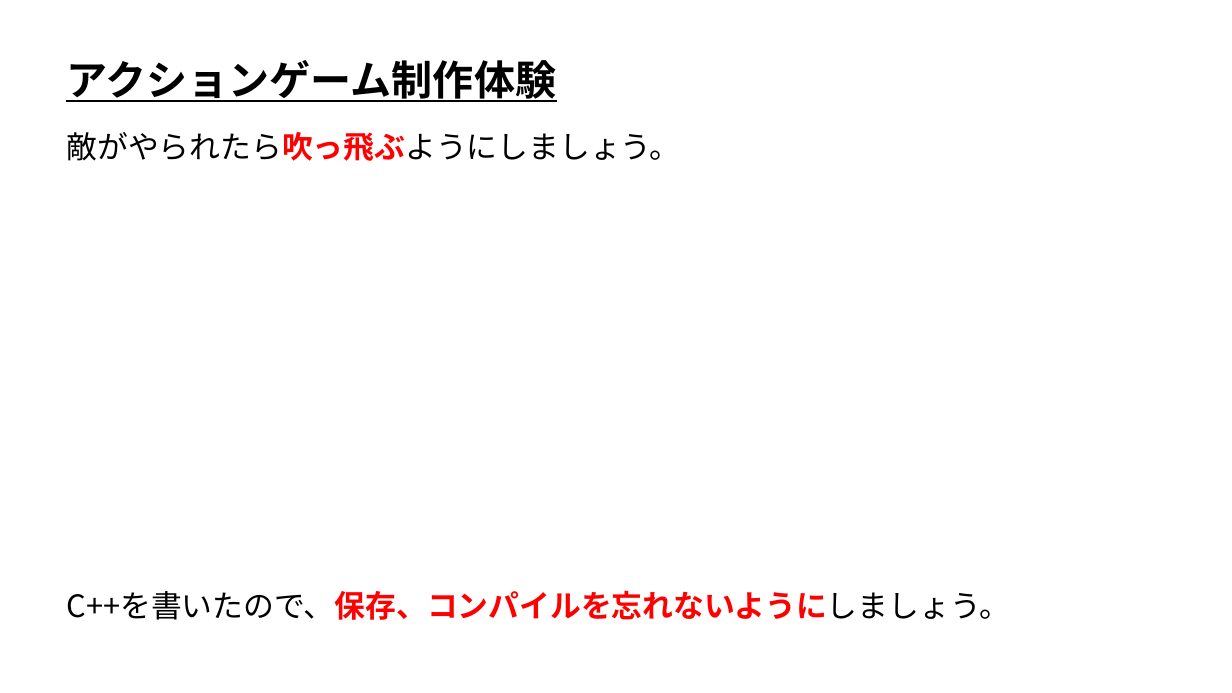
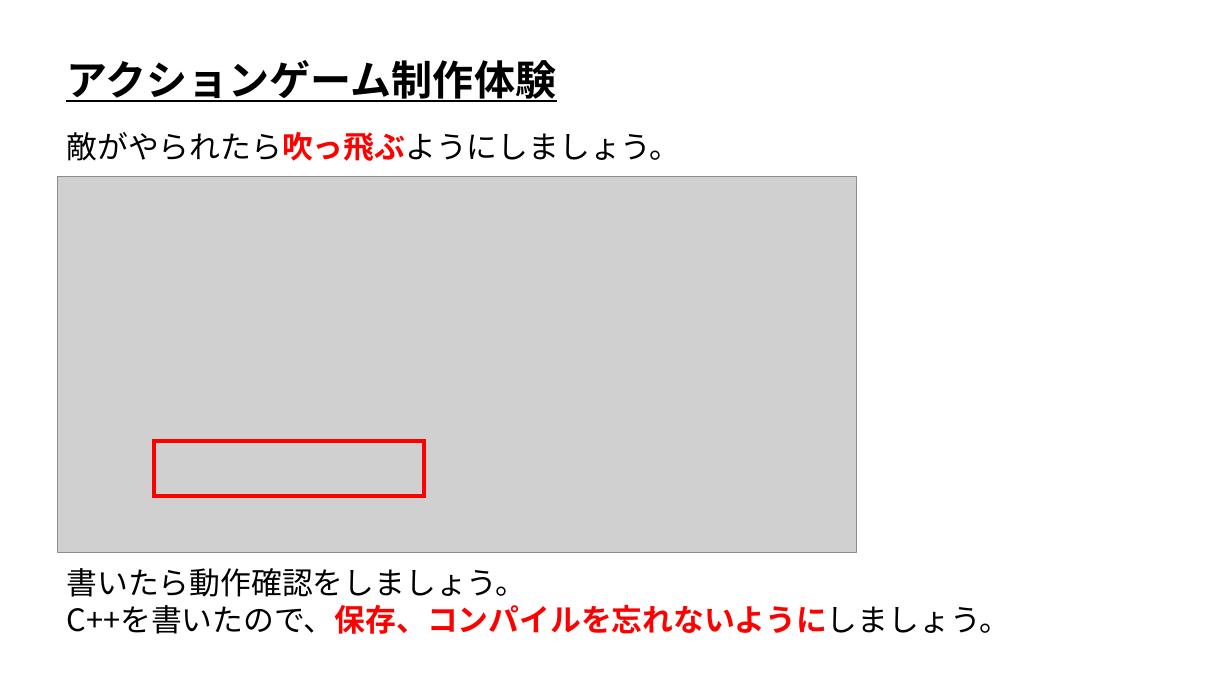
Before and after one commit to ArakiYusuke-Ohara/UnrealEngine, a slide deck: slide 19 of Projects/OpenCanpas01/UE_アクションゲーム制作体験.pptx (slide 18 before the commit). Drawn at 1232x693 pixels with LibreOffice and Linux fonts; fonts in the diff are those of the drawing; grey boxes stand for pictures. Boxes give left, top, right and bottom in pixels: in the first picture for what was removed or moved away, otherwise in the second. Text is boxed around its words. In the diff, an @@ line names an element or a change of style, - is before the commit and + after.

Commit message:
ヒットストップをBPで調整できるようにした。あと説明資料用に微修正。

```diff
--- a/Projects/OpenCanpas01/UE_アクションゲーム制作体験.pptx
+++ b/Projects/OpenCanpas01/UE_アクションゲーム制作体験.pptx
@@ picture added at (57, 177, 857, 553) @@
@@ rectangle added at (154, 441, 425, 496), outline #FF0000 3 pt @@
@@ text "書いたら動作確認をしましょう。": place and size @@
-text "書いたら動作確認をしましょう。" at (66, 590, 1009, 620)
+text "書いたら動作確認をしましょう。" at (66, 568, 1009, 634)
@@ text at (66, 568, 526, 597): paragraph added @@
+書いたら動作確認をしましょう。
```
Also in this commit, not shown: 13 other slides changed, 1 slide added, 9 other files.
